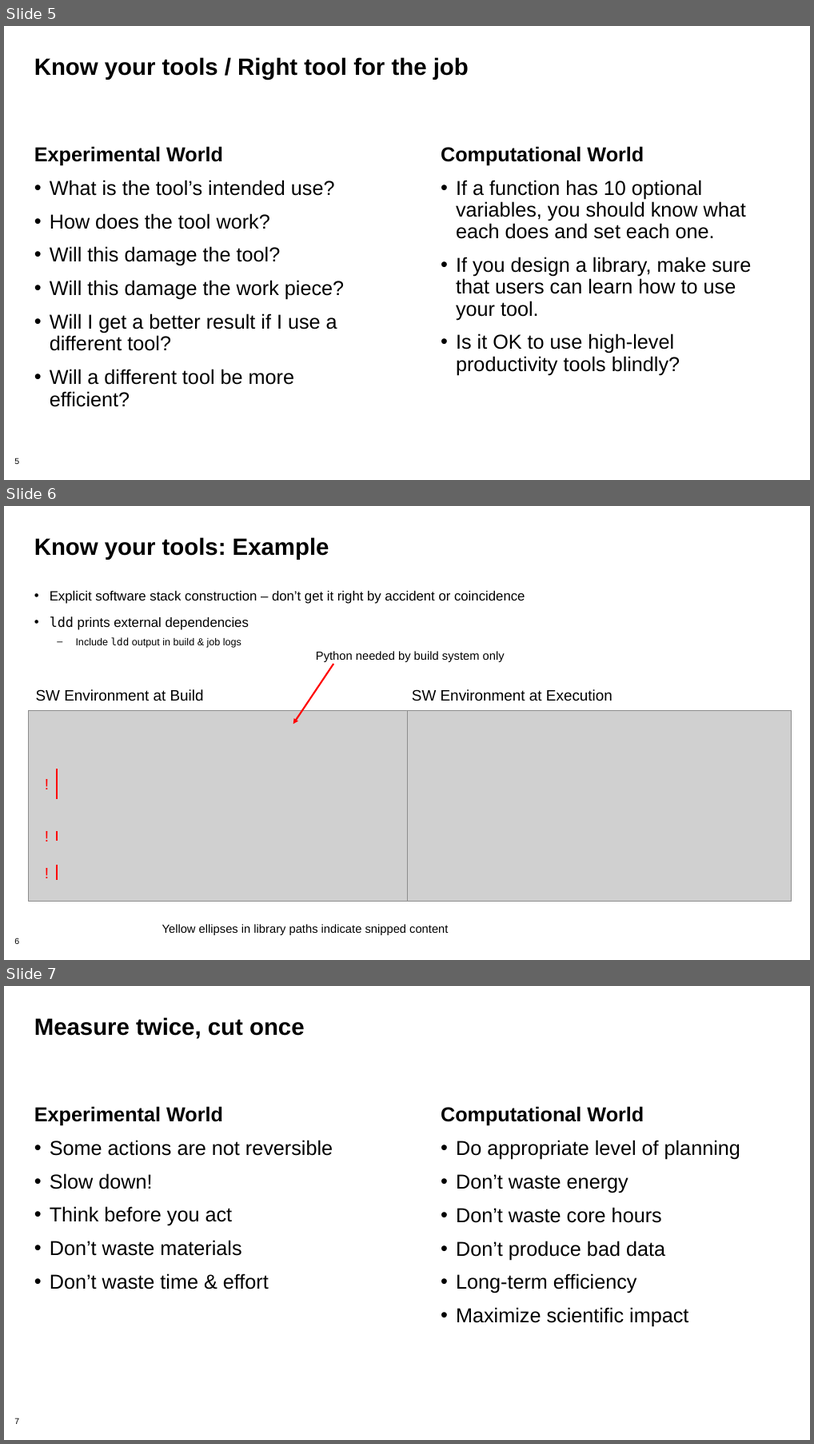
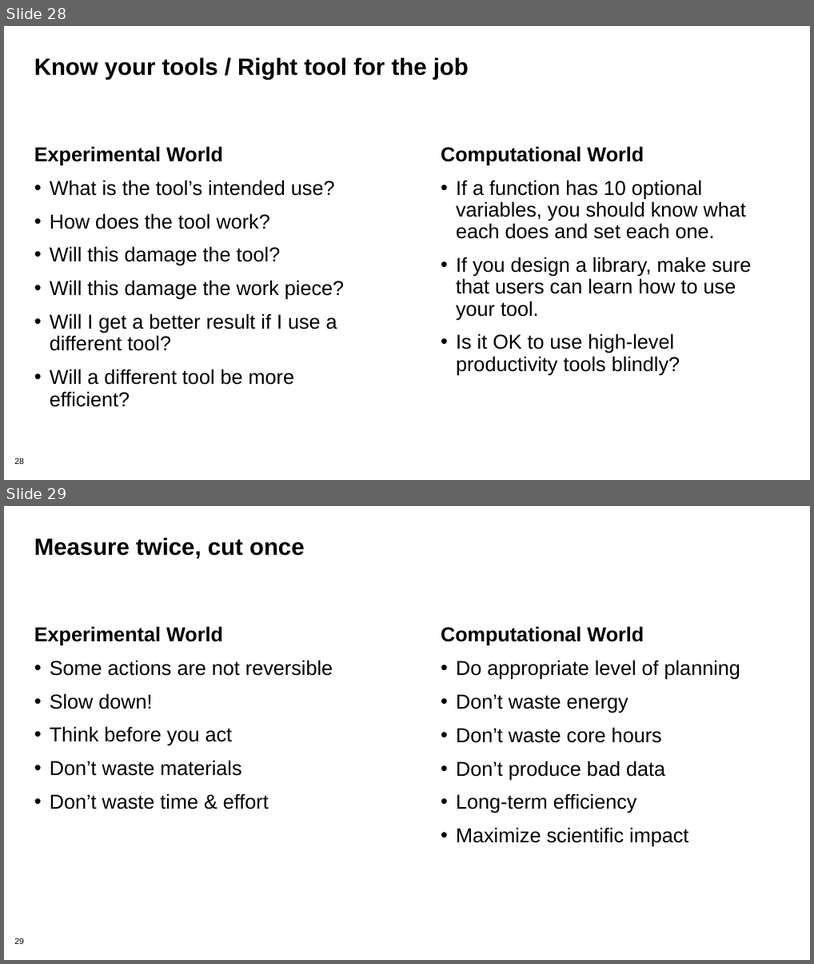
Before and after one commit to bssw-tutorial/presentations, a slide deck: computational-expts-a.pptx. Shown one above the other, each under a label of ours: slides 5, 6 and 7 before the commit, slides 28 and 29 after it. The pictures are 814x1444 and 814x964 pixels, drawn with LibreOffice and Linux fonts; fonts in the diff are those of the drawing; grey boxes stand for pictures; background and template pictures are left out. Boxes give left, top, right and bottom in pixels: in the first picture for what was removed or moved away, otherwise in the second. Text is boxed around its words. In the diff, an @@ line names an element or a change of style, - is before the commit and + after.

```diff
--- a/computational-expts-a.pptx
+++ b/computational-expts-a.pptx
@@ slide 6 removed at <box>4,506,810,960</box>, background #FFFFFF; not listed: 1 template element that a slide beside it also shows @@
@@ title removed at <box>34,537,330,560</box> @@
-Know your tools: Example
@@ text removed at <box>50,591,526,648</box> @@
-• Explicit software stack construction – don’t get it right by accident or coincidence
-• ldd prints external dependencies
-  – Include ldd output in build & job logs
@@ arrow removed from (334, 664) to (293, 724) @@
@@ text removed at <box>316,651,505,662</box> @@
-Python needed by build system only
@@ text removed at <box>36,689,204,701</box> @@
-SW Environment at Build
@@ text removed at <box>412,689,613,701</box> @@
-SW Environment at Execution
@@ picture removed at <box>28,711,410,901</box> @@
@@ picture removed at <box>407,711,791,901</box> @@
@@ line removed from (58, 768) to (58, 799) @@
@@ text removed at <box>37,770,57,799</box> @@
-!
@@ text removed at <box>37,822,57,851</box> @@
-!
@@ line removed from (58, 832) to (58, 840) @@
@@ text removed at <box>37,860,57,888</box> @@
-!
@@ line removed from (58, 864) to (58, 880) @@
@@ text removed at <box>162,924,448,935</box> @@
-Yellow ellipses in library paths indicate snipped content
@@ what was slide 5 is now slide 28 @@
@@ page number at <box>14,457,24,464</box>: text changed @@
-5
+28
@@ what was slide 7 is now slide 29 @@
@@ page number at <box>14,937,24,944</box>: text changed @@
-7
+29
```
Also in this commit, not shown: 2 slides changed, 25 slides added, 2 other slides removed, 3 other files.
